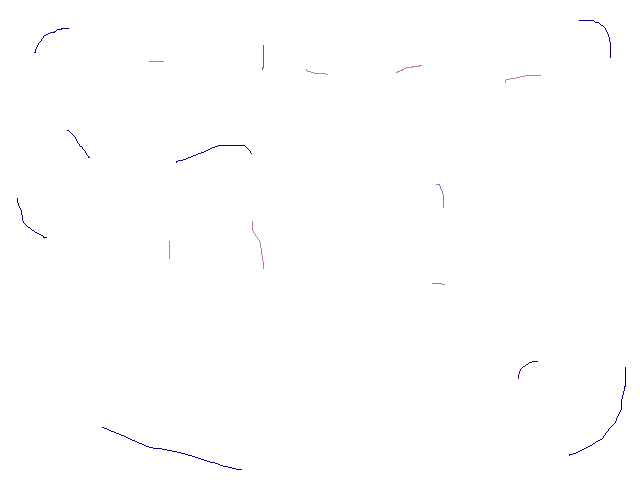
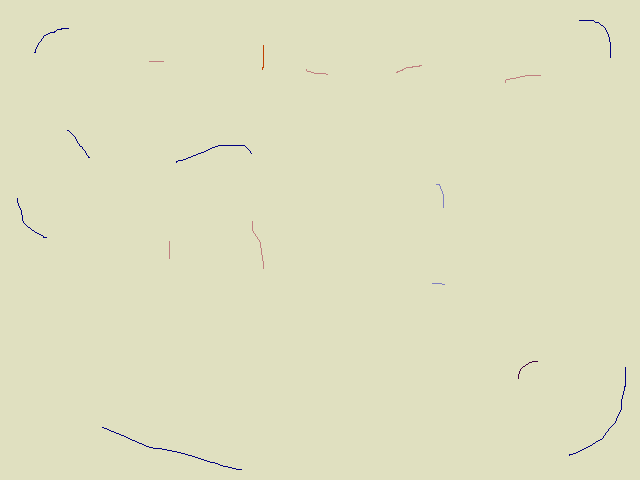
Layer changes from the first 640px x 480px image to the second:
painted on "Background" over [0, 0, 640, 480]
painted on "19_KitchenLow.png" over [0, 0, 640, 480]
